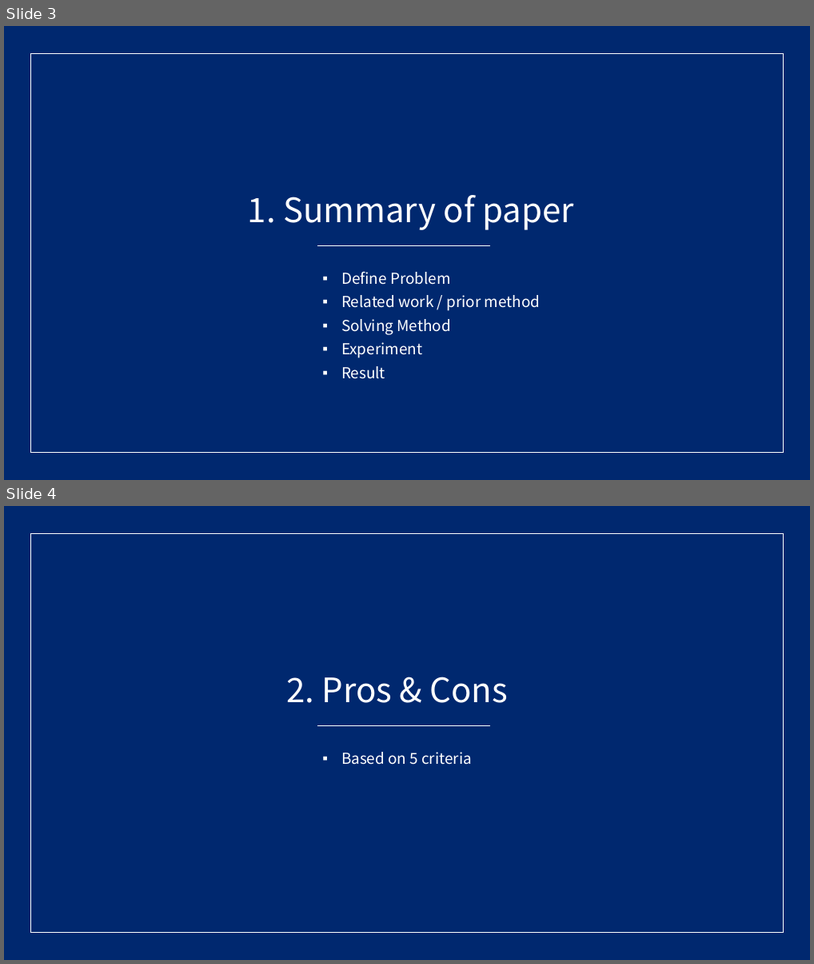
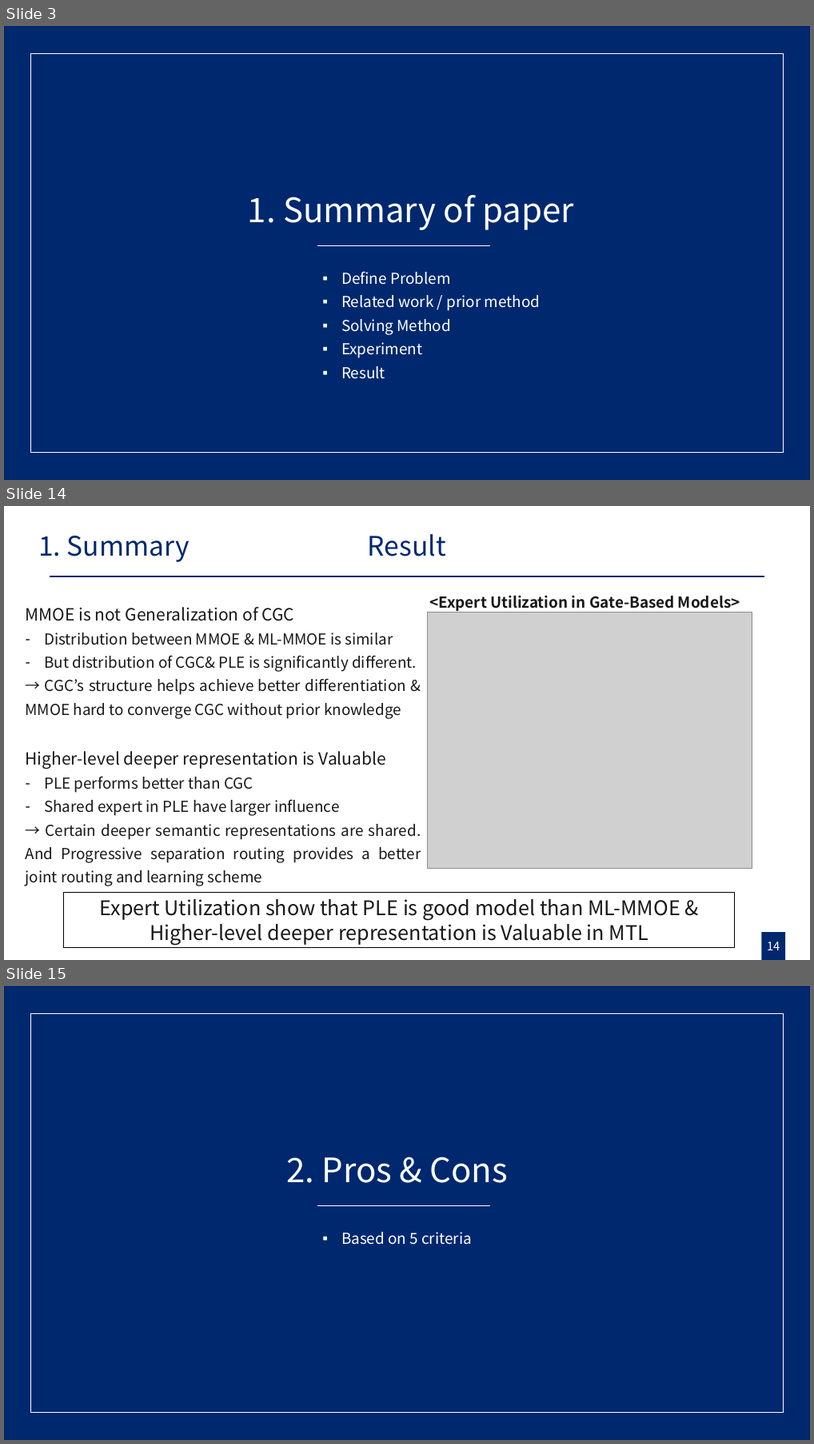
Before and after one commit to gusrn0505/TIL, a slide deck: [PPTPLUG]PP-151/RecSys 발표 자료 준비.pptx. Shown one above the other, each under a label of ours: slides 3 and 4 before the commit, slides 3, 14 and 15 after it; the slides between them are not shown. The pictures are 814x964 and 814x1444 pixels, drawn with LibreOffice and Linux fonts; fonts in the diff are those of the drawing; grey boxes stand for pictures. Boxes give left, top, right and bottom in pixels: in the first picture for what was removed or moved away, otherwise in the second. Text is boxed around its words. In the diff, an @@ line names an element or a change of style, - is before the commit and + after.

```diff
--- a/[PPTPLUG]PP-151/RecSys 발표 자료 준비.pptx
+++ b/[PPTPLUG]PP-151/RecSys 발표 자료 준비.pptx
@@ slide 14 added at [4,506,810,960], background #FFFFFF @@
@@ text added at [38,536,190,562], 32 pt, text #00286F @@
+1. Summary
@@ title added at [368,534,446,556], 32 pt, text #00286F @@
+Result
@@ line added from (50, 576) to (765, 576), #00286F 2.25 pt @@
@@ text added at [430,595,741,612], 18 pt, text #181818, bold @@
+<Expert Utilization in Gate-Based Models>
@@ text added at [26,607,422,886], 18 pt, text #181818 @@
+MMOE is not Generalization of CGC
+– Distribution between MMOE & ML-MMOE is similar
+– But distribution of CGC& PLE is significantly different.
+→ CGC’s structure helps achieve better differentiation & MMOE hard to converge CGC without prior knowledge
+Higher-level deeper representation is Valuable
+– PLE performs better than CGC
+– Shared expert in PLE have larger influence
+→ Certain deeper semantic representations are shared. And Progressive separation routing provides a better joint routing and learning scheme
@@ picture added at [427,612,752,868] @@
@@ rectangle added at [63,892,735,947], outline #000000 0.75 pt, 24 pt, text #181818 @@
+Expert Utilization show that PLE is good model than ML-MMOE & Higher-level deeper representation is Valuable in MTL
@@ rectangle added at [762,932,786,960], fill #00286F @@
@@ page number added at [767,941,780,950], 14 pt, text #FFFFFF @@
+14
@@ what was slide 4 is now slide 15 @@
```
Also in this commit, not shown: 2 slides changed, 9 other slides added, 4 slides removed.
